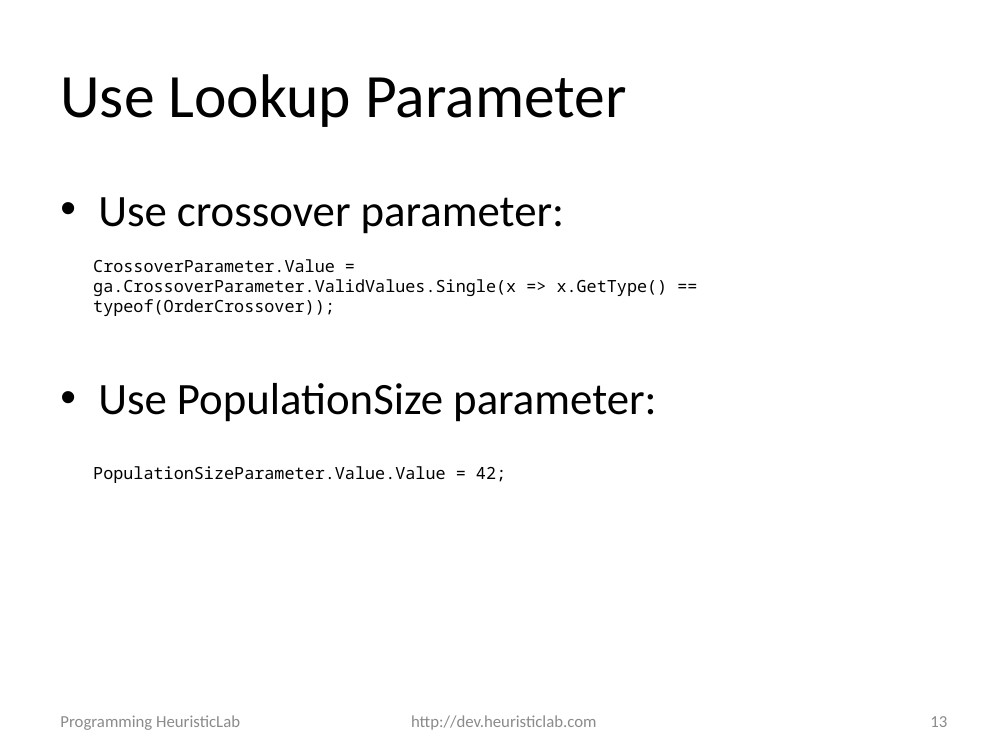
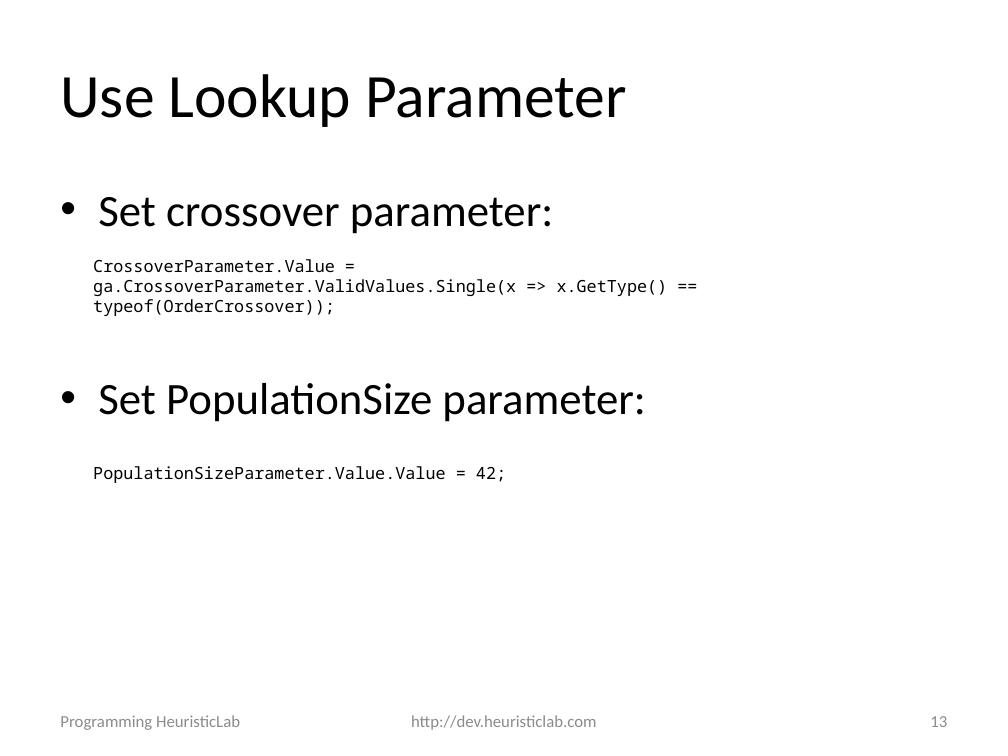
Before and after one commit to heal-research/HeuristicLab, a slide deck: slide 13 of documentation/Tutorials/Programming HeuristicLab - Algorithms and Problems.pptx. Drawn at 1008x756 pixels with LibreOffice and Linux fonts; fonts in the diff are those of the drawing; background and template pictures are left out. Boxes give left, top, right and bottom in pixels: in the first picture for what was removed or moved away, otherwise in the second. Text is boxed around its words. In the diff, an @@ line names an element or a change of style, - is before the commit and + after.

```diff
--- a/documentation/Tutorials/Programming HeuristicLab - Algorithms and Problems.pptx
+++ b/documentation/Tutorials/Programming HeuristicLab - Algorithms and Problems.pptx
@@ text at box(98, 197, 645, 422): text changed @@
-• Use crossover parameter:
-• Use PopulationSize parameter:
+• Set crossover parameter:
+• Set PopulationSize parameter:
```
Also in this commit, not shown: 3 other slides changed, 10 slides added, 1 other file.
